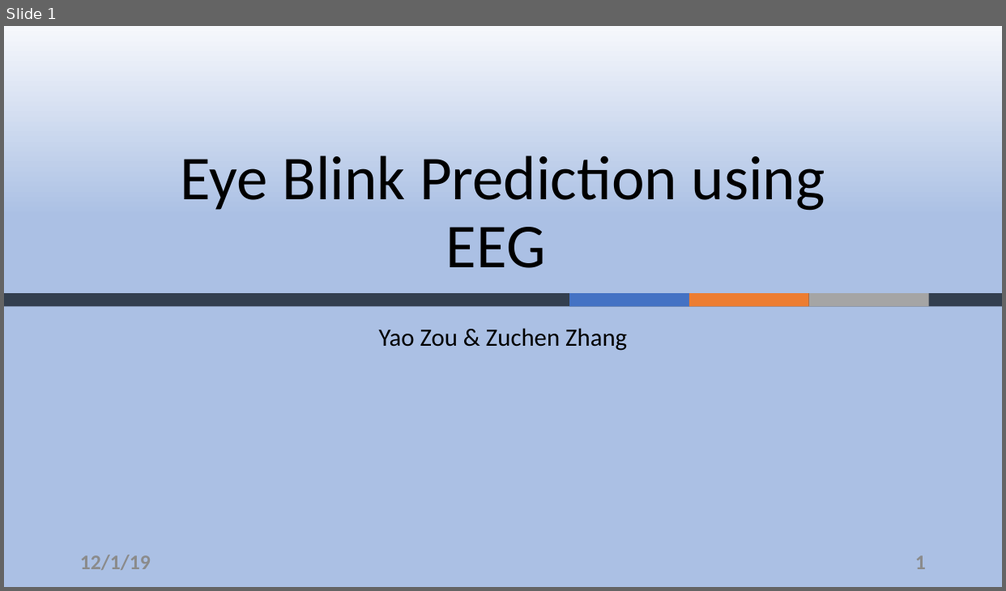
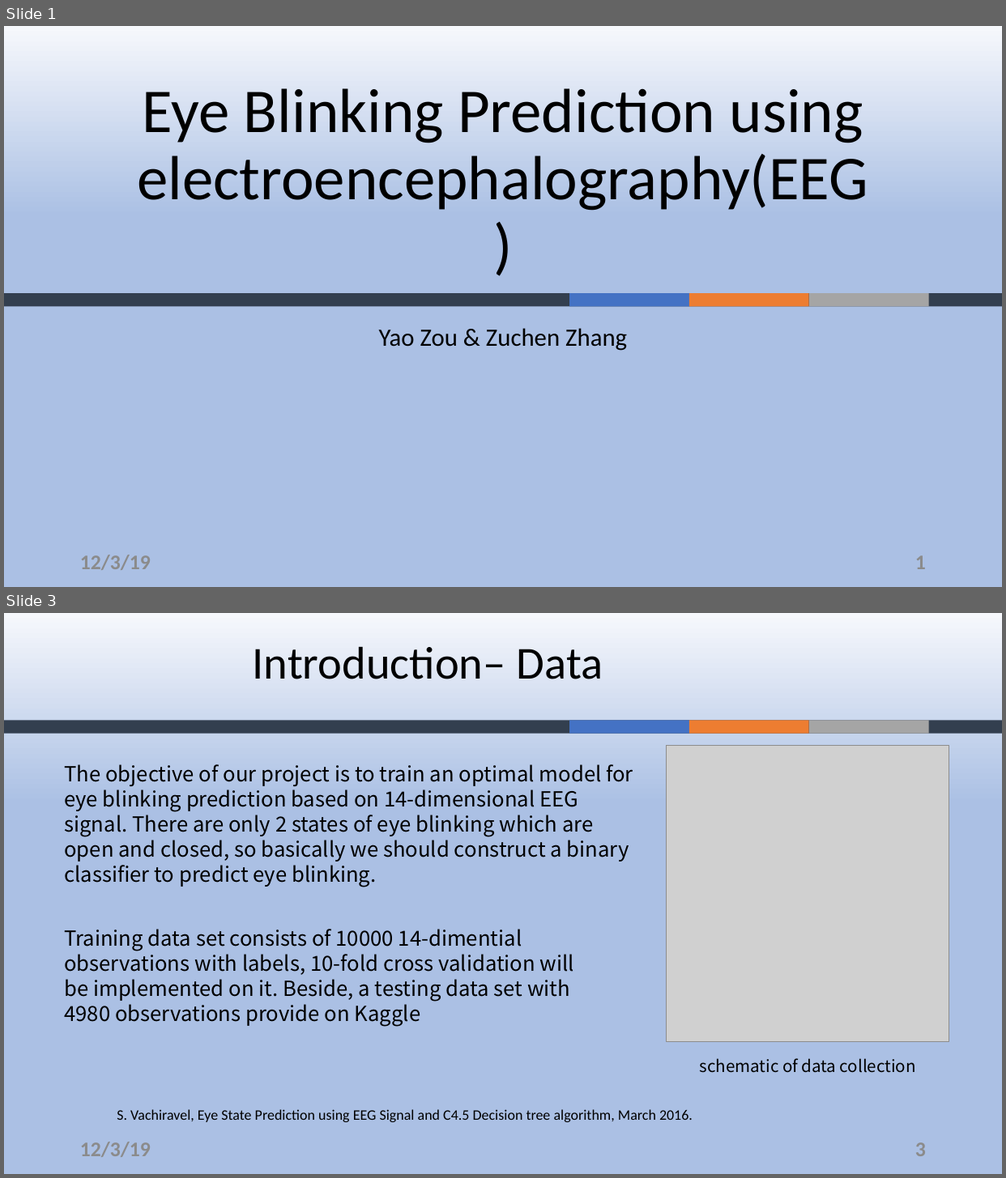
Before and after one commit to ZouYao0720/final-project-, a slide deck: final-presentation.pptx. Shown one above the other, each under a label of ours: slide 1 before the commit, slides 1 and 3 after it; the slides between them are not shown. The pictures are 1006x591 and 1006x1178 pixels, drawn with LibreOffice and Linux fonts; fonts in the diff are those of the drawing; grey boxes stand for pictures; background and template pictures are left out. Boxes give left, top, right and bottom in pixels: in the first picture for what was removed or moved away, otherwise in the second. Text is boxed around its words. In the diff, an @@ line names an element or a change of style, - is before the commit and + after.

```diff
--- a/final-presentation.pptx
+++ b/final-presentation.pptx
@@ slide 3 added at box(4, 613, 1002, 1174), background gradient #F6F8FC to #ABC0E4 to #C7D5ED @@
@@ title added at box(253, 646, 603, 679), 44 pt, text #000000 @@
+Introduction– Data
@@ group added at box(4, 720, 1002, 734): 4 rectangles @@
@@ picture added at box(667, 746, 949, 1042) @@
@@ text added at box(64, 764, 633, 887), 20 pt, text #000000 @@
+The objective of our project is to train an optimal model for eye blinking prediction based on 14-dimensional EEG signal. There are only 2 states of eye blinking which are open and closed, so basically we should construct a binary classifier to predict eye blinking.
@@ text added at box(64, 929, 574, 1026), 20 pt, text #000000 @@
+Training data set consists of 10000 14-dimential observations with labels, 10-fold cross validation will be implemented on it. Beside, a testing data set with 4980 observations provide on Kaggle
@@ text added at box(700, 1059, 916, 1073), 16 pt, text #000000 @@
+schematic of data collection
@@ text added at box(117, 1110, 692, 1122), 14 pt, text #000000 @@
+S. Vachiravel, Eye State Prediction using EEG Signal and C4.5 Decision tree algorithm, March 2016.
@@ text added at box(80, 1142, 151, 1157), 20 pt, text #8C8C8C, bold @@
+12/3/19
@@ page number added at box(915, 1143, 926, 1157), 20 pt, text #8C8C8C, bold @@
+3
@@ slide 1 changed as well @@
@@ title at box(137, 88, 868, 211): text changed @@
-Eye Blink Prediction using EEG
+Eye Blinking Prediction using electroencephalography(EEG)
@@ text at box(80, 555, 151, 570): text changed @@
-12/1/19
+12/3/19
```
Also in this commit, not shown: 8 other slides changed, 2 other slides added, 2 slides removed.
